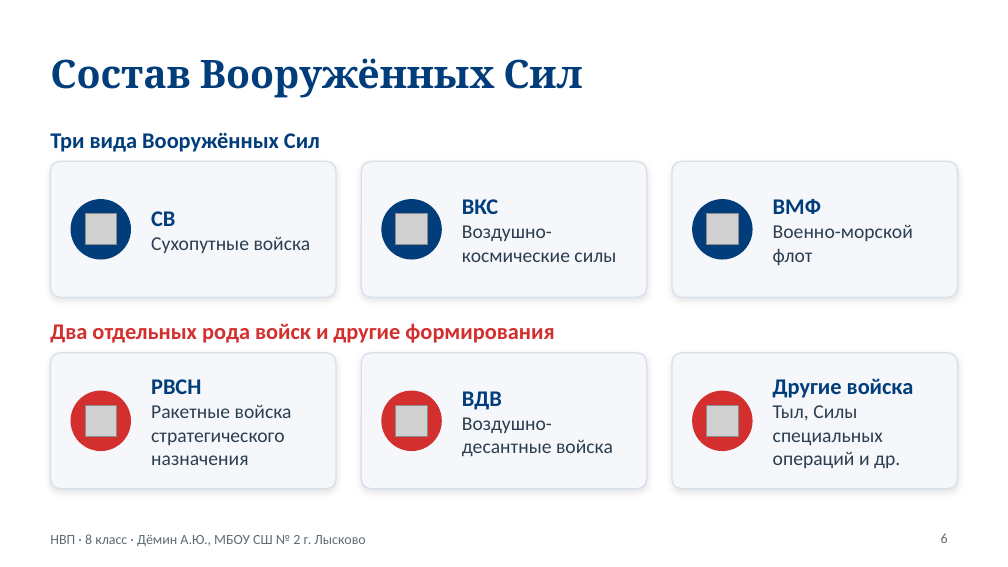
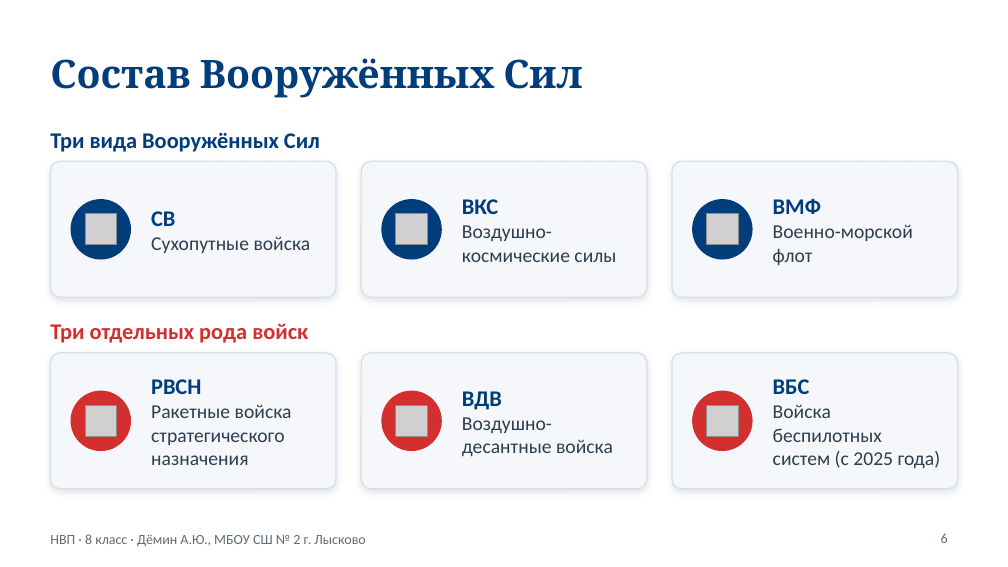
Before and after one commit to OBZR77/demin-obzr-site, a slide deck: slide 6 of files/prezentacii/nvp-8-vooruzhennye-sily.pptx. Drawn at 1008x567 pixels with LibreOffice and Linux fonts; fonts in the diff are those of the drawing; grey boxes stand for pictures. Boxes give left, top, right and bottom in pixels: in the first picture for what was removed or moved away, otherwise in the second. Text is boxed around its words. In the diff, an @@ line names an element or a change of style, - is before the commit and + after.

```diff
--- a/files/prezentacii/nvp-8-vooruzhennye-sily.pptx
+++ b/files/prezentacii/nvp-8-vooruzhennye-sily.pptx
@@ text at bbox=[50, 323, 308, 343]: text changed @@
-Два отдельных рода войск и другие формирования
+Три отдельных рода войск
@@ text at bbox=[773, 379, 941, 469]: text changed @@
-Другие войска
-Тыл, Силы специальных операций и др.
+ВБС
+Войска беспилотных систем (с 2025 года)
```
Also in this commit, not shown: 4 other slides changed, 1 other file.
